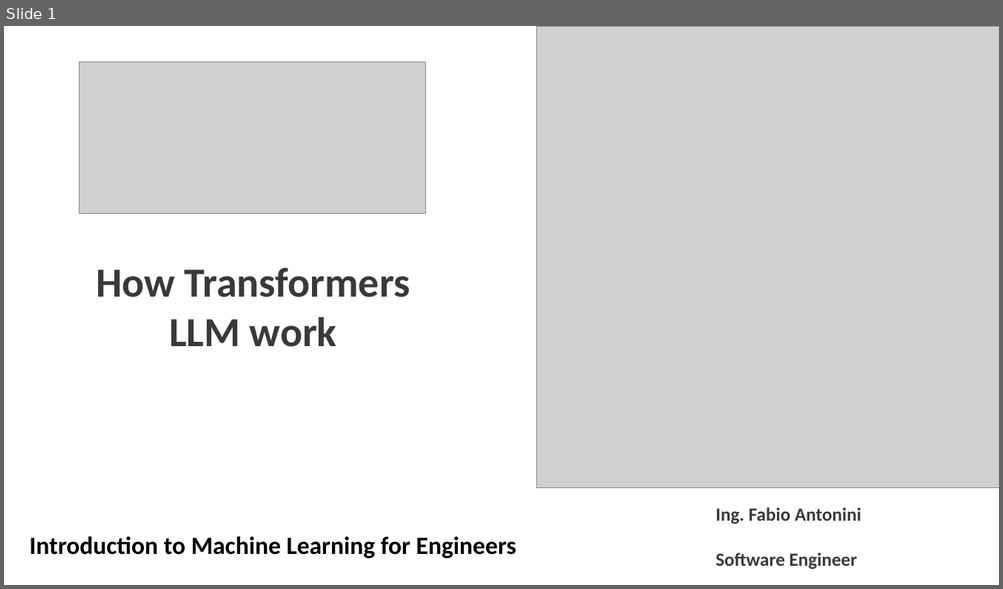
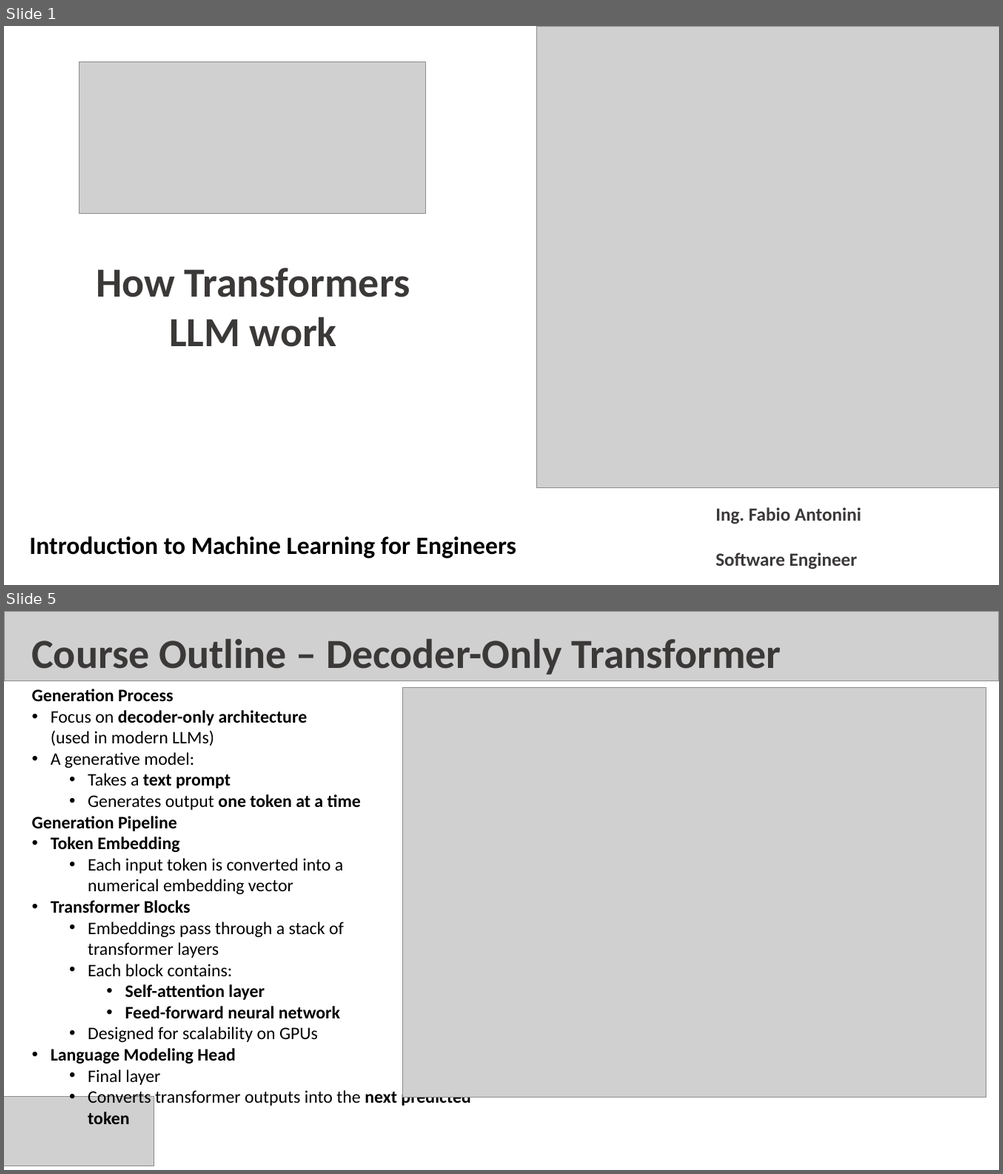
Before and after one commit to fabioantonini/dlai-short-courses, a slide deck: How Transformer LLMs Work/Slides/HowTransformersLLMwork.pptx. Shown one above the other, each under a label of ours: slide 1 before the commit, slides 1 and 5 after it; the slides between them are not shown. The pictures are 1003x589 and 1003x1174 pixels, drawn with LibreOffice and Linux fonts; fonts in the diff are those of the drawing; grey boxes stand for pictures; background and template pictures are left out. Boxes give left, top, right and bottom in pixels: in the first picture for what was removed or moved away, otherwise in the second. Text is boxed around its words. In the diff, an @@ line names an element or a change of style, - is before the commit and + after.

Commit message:
new pictures and pptx updated

```diff
--- a/How Transformer LLMs Work/Slides/HowTransformersLLMwork.pptx
+++ b/How Transformer LLMs Work/Slides/HowTransformersLLMwork.pptx
@@ slide 5 added at [4,611,999,1170], background #FFFFFF @@
@@ picture added at [4,611,999,681] @@
@@ text added at [31,638,781,675], 40 pt, text #3B3838, bold @@
+Course Outline – Decoder-Only Transformer
@@ text added at [32,689,470,1125], 17 pt, text #000000 @@
+Generation Process
+• Focus on decoder-only architecture
+  (used in modern LLMs)
+• A generative model:
+    • Takes a text prompt
+    • Generates output one token at a time
+Generation Pipeline
+• Token Embedding
+    • Each input token is converted into a
+      numerical embedding vector
+• Transformer Blocks
+    • Embeddings pass through a stack of
+      transformer layers
+    • Each block contains:
+        • Self-attention layer
+        • Feed-forward neural network
+    • Designed for scalability on GPUs
+• Language Modeling Head
+    • Final layer
+    • Converts transformer outputs into the next predicted token
@@ picture added at [403,688,986,1097] @@
@@ picture added at [4,1096,154,1167] @@
```
Also in this commit, not shown: 12 other slides added, 1 slide removed, 17 other files.
